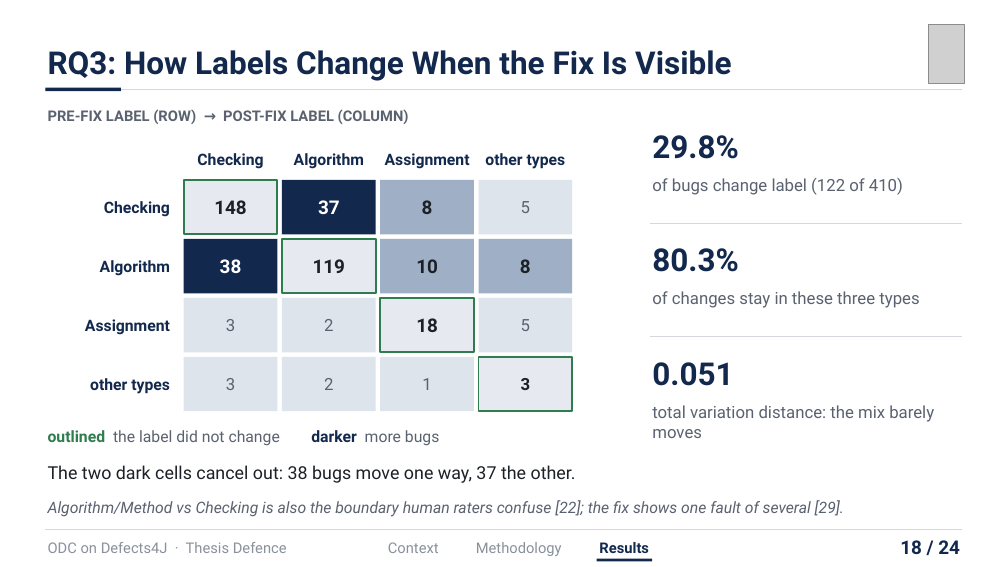
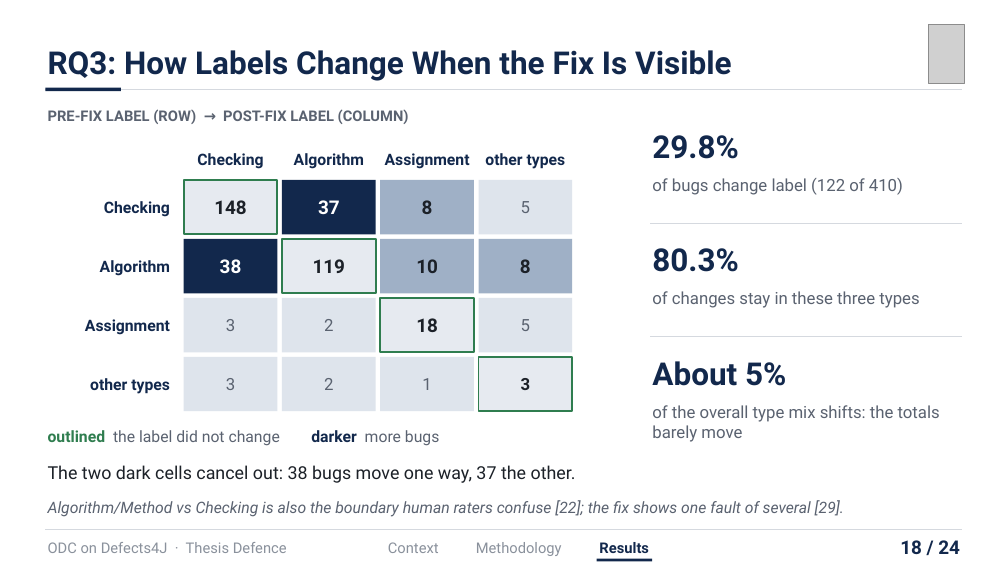
Before and after one commit to hasin023/d4j_odc_implementation, a slide deck: slide 18 of iut_submissions/presentation/Defence/SWE_Orthogonal Defect Classification on Defects4J Using an LLM-Driven Scientific Approach_presentation.pptx. Drawn at 1008x567 pixels with LibreOffice and Linux fonts; fonts in the diff are those of the drawing; grey boxes stand for pictures. Boxes give left, top, right and bottom in pixels: in the first picture for what was removed or moved away, otherwise in the second. Text is boxed around its words. In the diff, an @@ line names an element or a change of style, - is before the commit and + after.

```diff
--- a/iut_submissions/presentation/Defence/SWE_Orthogonal Defect Classification on Defects4J Using an LLM-Driven Scientific Approach_presentation.pptx
+++ b/iut_submissions/presentation/Defence/SWE_Orthogonal Defect Classification on Defects4J Using an LLM-Driven Scientific Approach_presentation.pptx
@@ text at [652,361,786,386]: text changed @@
-0.051
+About 5%
@@ text at [652,405,940,442]: text changed @@
-total variation distance: the mix barely moves
+of the overall type mix shifts: the totals barely move
```
Also in this commit, not shown: 6 other slides changed, 4 other files.
